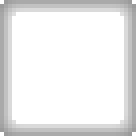
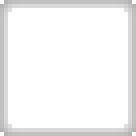
The second 136 × 136 image is a revision of the first. Changes to its layers:
added layer "Layer #3" above "bow.png" over left=0, top=0, right=136, bottom=136
hid "Layer copy #1" over left=0, top=0, right=136, bottom=136
